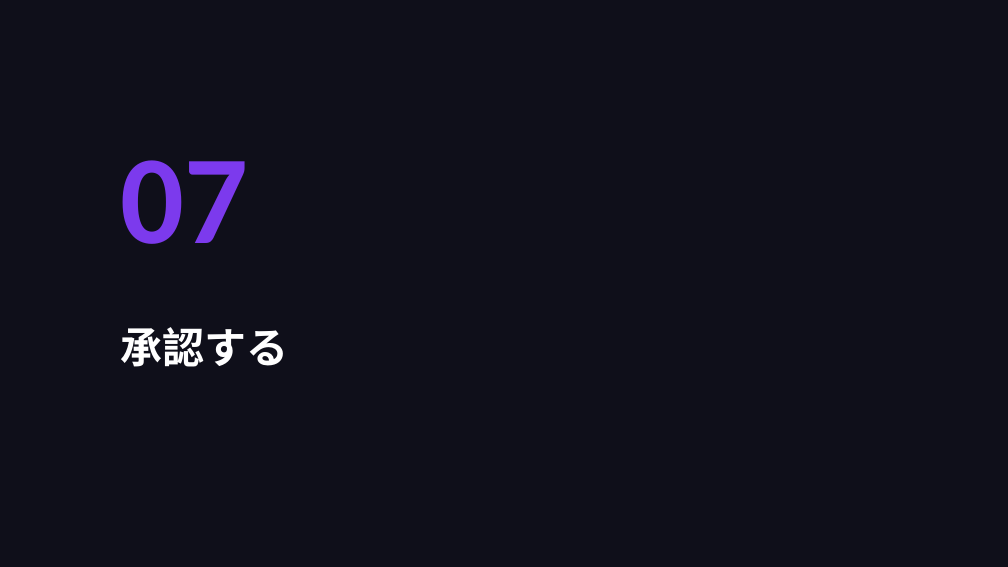
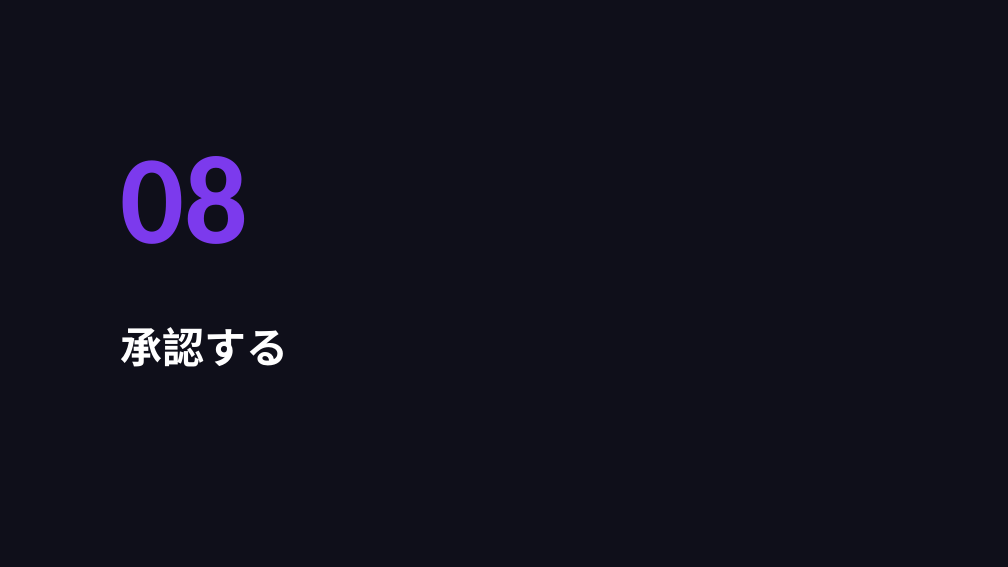
Before and after one commit to takeshiizawa123/next-procurement-poc, a slide deck: slide 29 of docs/user-manual.pptx (slide 21 before the commit). Drawn at 1008x567 pixels with LibreOffice and Linux fonts; fonts in the diff are those of the drawing. Boxes give left, top, right and bottom in pixels: in the first picture for what was removed or moved away, otherwise in the second. Text is boxed around its words. In the diff, an @@ line names an element or a change of style, - is before the commit and + after.

```diff
--- a/docs/user-manual.pptx
+++ b/docs/user-manual.pptx
@@ text at <box>121,156,249,244</box>: text changed @@
-07
+08
```
Also in this commit, not shown: 9 other slides changed, 15 slides added, 1 other file.
